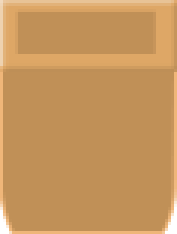
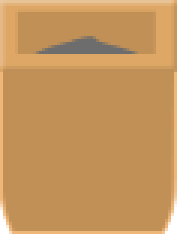
The second 177 × 234 image is a revision of the first. Changes to its layers:
added layer "неполная" in group "Мусорка" over box(33, 36, 138, 54)
painted on "Фигура 16" over box(0, 0, 3, 72)
